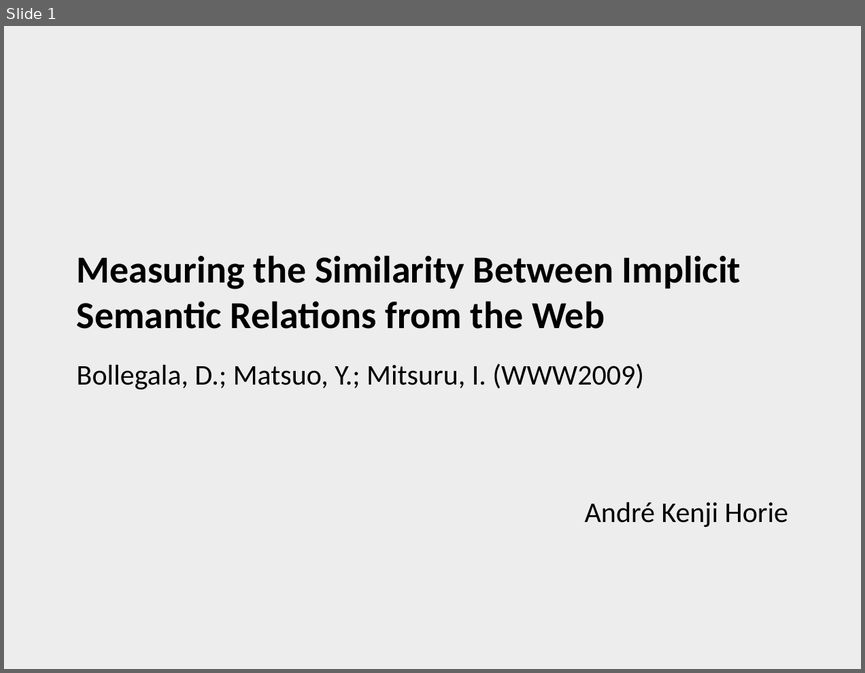
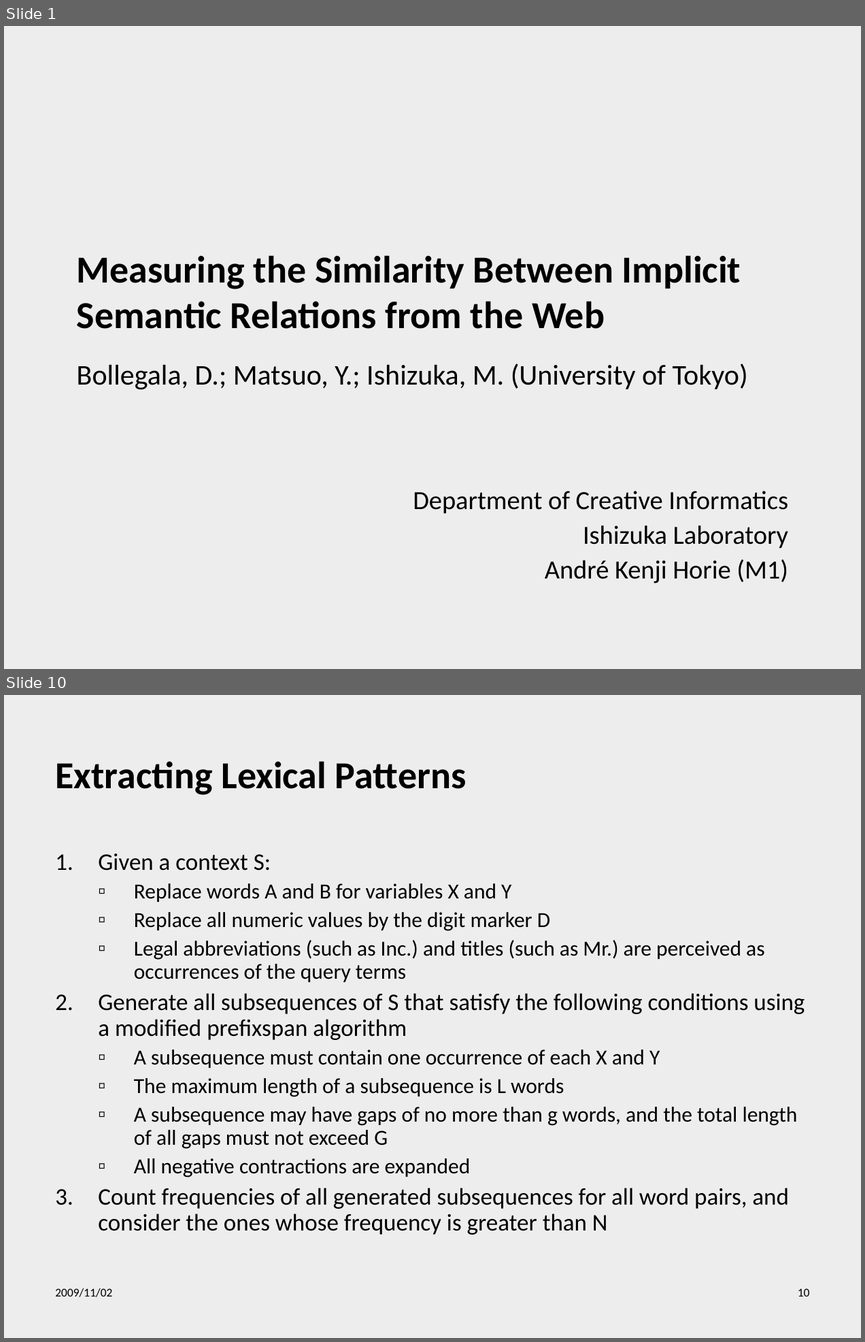
Before and after one commit to henriquekano/horie-dev, a slide deck: 2009.2 ウェブ工学/Relational Similarity.ppt. Shown one above the other, each under a label of ours: slide 1 before the commit, slides 1 and 10 after it; the slides between them are not shown. The pictures are 865x673 and 865x1342 pixels, drawn with LibreOffice and Linux fonts; fonts in the diff are those of the drawing; background and template pictures are left out. Boxes give left, top, right and bottom in pixels: in the first picture for what was removed or moved away, otherwise in the second. Text is boxed around its words. In the diff, an @@ line names an element or a change of style, - is before the commit and + after.

```diff
--- a/2009.2 ウェブ工学/Relational Similarity.ppt
+++ b/2009.2 ウェブ工学/Relational Similarity.ppt
@@ slide 10 added at <box>4,695,861,1338</box>, background picture (left out) @@
@@ title added at <box>55,761,466,795</box>, 32 pt, text #000000, bold @@
+Extracting Lexical Patterns
@@ text added at <box>98,853,798,1234</box>, 18 pt, text #000000 @@
+1. Given a context S:
+  ▫ Replace words A and B for variables X and Y
+  ▫ Replace all numeric values by the digit marker D
+  ▫ Legal abbreviations (such as Inc.) and titles (such as Mr.) are perceived as occurrences of the query terms
+2. Generate all subsequences of S that satisfy the following conditions using a modified prefixspan algorithm
+  ▫ A subsequence must contain one occurrence of each X and Y
+  ▫ The maximum length of a subsequence is L words
+  ▫ A subsequence may have gaps of no more than g words, and the total length of all gaps must not exceed G
+  ▫ All negative contractions are expanded
+3. Count frequencies of all generated subsequences for all word pairs, and consider the ones whose frequency is greater than N
@@ text added at <box>55,1288,112,1297</box>, 10 pt, text #000000 @@
+2009/11/02
@@ page number added at <box>798,1288,810,1296</box>, 10 pt, text #000000 @@
+10
@@ slide 1 changed as well @@
@@ title at <box>77,255,748,390</box>: text changed @@
-Measuring the Similarity Between Implicit Semantic Relations from the Web
-Bollegala, D.; Matsuo, Y.; Mitsuru, I. (WWW2009)
+Measuring the Similarity Between Implicit Semantic Relations from the Web
+Bollegala, D.; Matsuo, Y.; Ishizuka, M. (University of Tokyo)
@@ subtitle at <box>413,490,788,583</box>: text changed; size 24 to 22 pt @@
-André Kenji Horie
+Department of Creative Informatics
+Ishizuka Laboratory
+André Kenji Horie (M1)
```
Also in this commit, not shown: 3 other slides changed, 17 other slides added.
